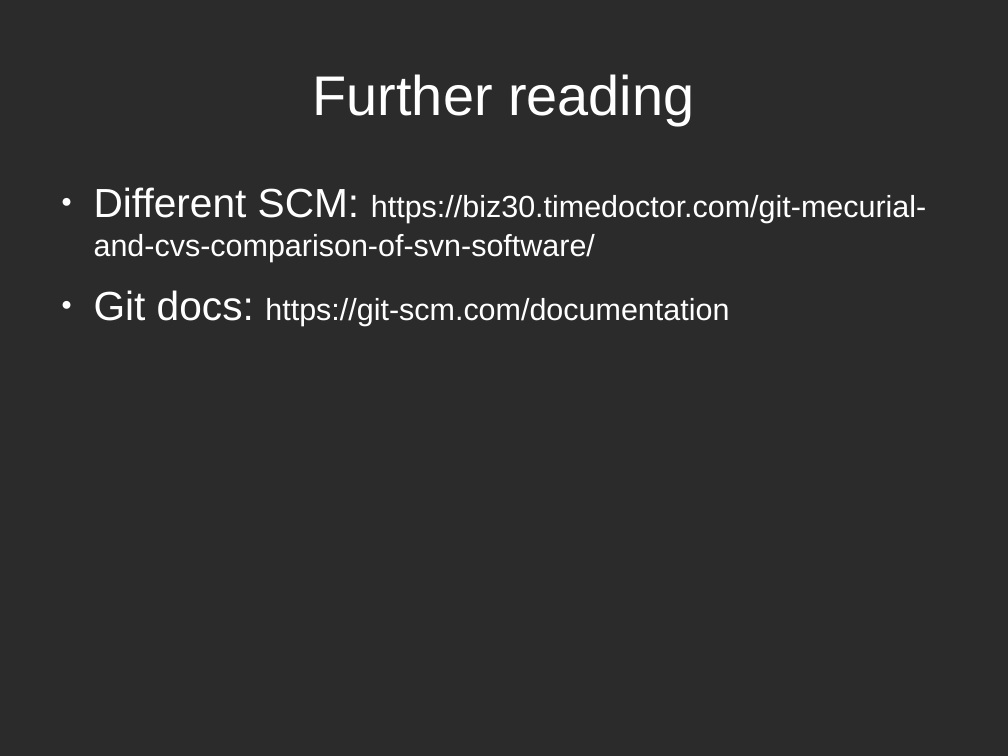
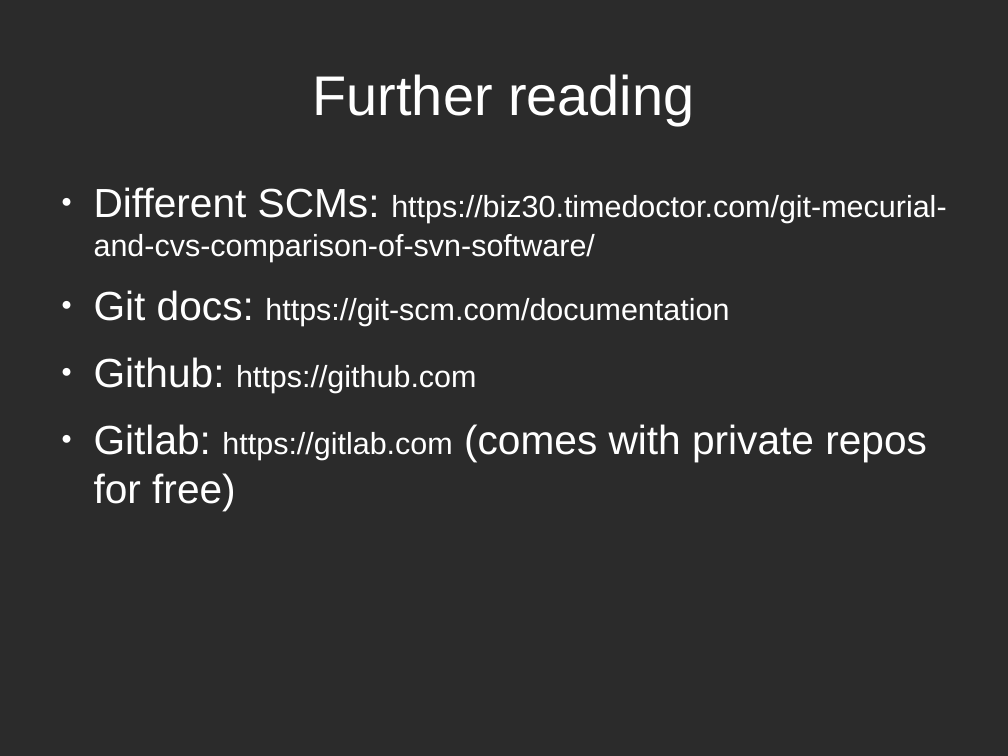
Before and after one commit to hwdegroot/days-of-code, a slide deck: slide 14 of presentation/zee-slides.odp. Drawn at 1008x756 pixels with LibreOffice and Linux fonts; fonts in the diff are those of the drawing; background and template pictures are left out; a plain dark background stands for a picture behind light text. Boxes give left, top, right and bottom in pixels: in the first picture for what was removed or moved away, otherwise in the second. Text is boxed around its words. In the diff, an @@ line names an element or a change of style, - is before the commit and + after.

```diff
--- a/presentation/zee-slides.odp
+++ b/presentation/zee-slides.odp
@@ text at (94, 187, 946, 262): text changed @@
-● Different SCM: https://biz30.timedoctor.com/git-mecurial-and-cvs-comparison-of-svn-software/
+● Different SCMs: https://biz30.timedoctor.com/git-mecurial-and-cvs-comparison-of-svn-software/
@@ text at (94, 357, 927, 510): paragraphs added @@
+● Github: https://github.com
+● Gitlab: https://gitlab.com (comes with private repos for free)
```
Also in this commit, not shown: 2 other slides changed, 3 other files.
